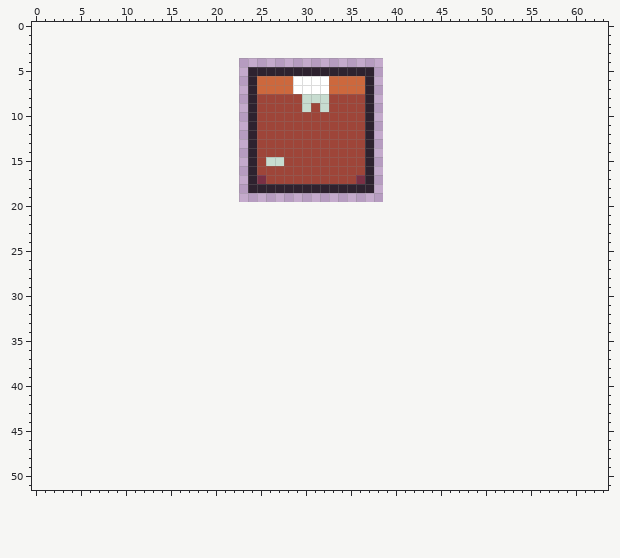
Edited in one commit: pixel-art file (entities/packages/box/graphics/box.aseprite). The first picture shows the starting point.
16x16 pixels, 1 frame. The old version is drawn lined up with the new one, on the new canvas.
And afterwards:
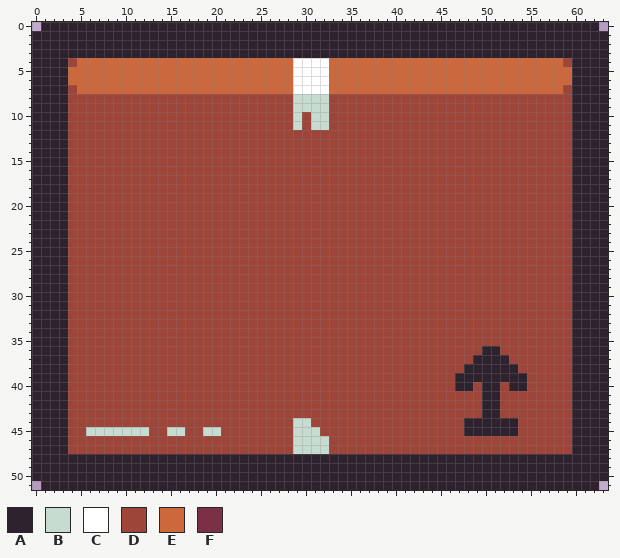
Palette (. is transparent): A #2e222f  B #c7dcd0  C #ffffff  D #9e4539  E #cd683d  F #7a3045
Edits made:
canvas 16x16 -> 64x52, the old top-left corner now at 23,4
Colour A now appears in row 0 at x 1 to 62; in rows 1 to 3 at x 0 to 63; in rows 4 to 35 at x 0 to 3 and 60 to 63; in row 36 at x 0 to 3, 50 to 51 and 60 to 63; in row 37 at x 0 to 3, 49 to 52 and 60 to 63; in row 38 at x 0 to 3, 48 to 53 and 60 to 63.
Colour A now appears in row 39 at x 0 to 3, 47 to 54 and 60 to 63; in row 40 at x 0 to 3, 47 to 48, 50 to 51, 53 to 54 and 60 to 63; in rows 41 to 43 at x 0 to 3, 50 to 51 and 60 to 63; in rows 44 to 45 at x 0 to 3, 48 to 53 and 60 to 63; in rows 46 to 47 at x 0 to 3 and 60 to 63; in rows 48 to 50 at x 0 to 63.
Colour A now appears in row 51 at x 1 to 62.
Colour B now appears in row 44 at x 29 to 30; in row 45 at x 6 to 12, 15 to 16, 19 to 20 and 29 to 31; in rows 46 to 47 at x 29 to 32.
The author changed colour D to colour B in row 8 at x 29; in row 9 at x 29 and 31; in rows 10 to 11 at x 29 and 31 to 32.
Colour C now appears in row 4 at x 29 to 32.
The author changed colour A to colour C in row 5 at x 29 to 32.
Colour D now appears in row 4 at x 4 and 59; in row 7 at x 4 and 59; in rows 8 to 18 at x 4 to 23 and 38 to 59; in rows 19 to 35 at x 4 to 59; in row 36 at x 4 to 49 and 52 to 59; in row 37 at x 4 to 48 and 53 to 59.
Colour D now appears in row 38 at x 4 to 47 and 54 to 59; in row 39 at x 4 to 46 and 55 to 59; in row 40 at x 4 to 46, 49, 52 and 55 to 59; in rows 41 to 43 at x 4 to 49 and 52 to 59; in row 44 at x 4 to 28, 31 to 47 and 54 to 59; in row 45 at x 4 to 5, 13 to 14, 17 to 18, 21 to 28, 32 to 47 and 54 to 59.
Colour D now appears in rows 46 to 47 at x 4 to 28 and 33 to 59.
The author changed colour A to colour D in rows 8 to 17 at x 24 and 37; in row 18 at x 24 to 37.
The author changed colour B to colour D in row 15 at x 26 to 27.
The author changed colour F to colour D in row 17 at x 25 and 36.
Colour E now appears in row 4 at x 5 to 28 and 33 to 58; in rows 5 to 6 at x 4 to 23 and 38 to 59; in row 7 at x 5 to 23 and 38 to 58.
The author changed colour A to colour E in row 5 at x 24 to 28 and 33 to 37; in rows 6 to 7 at x 24 and 37.
Pixel boxes of the changes (left, top, right, bottom) in both pictures:
changed: (32, 22, 608, 490)
